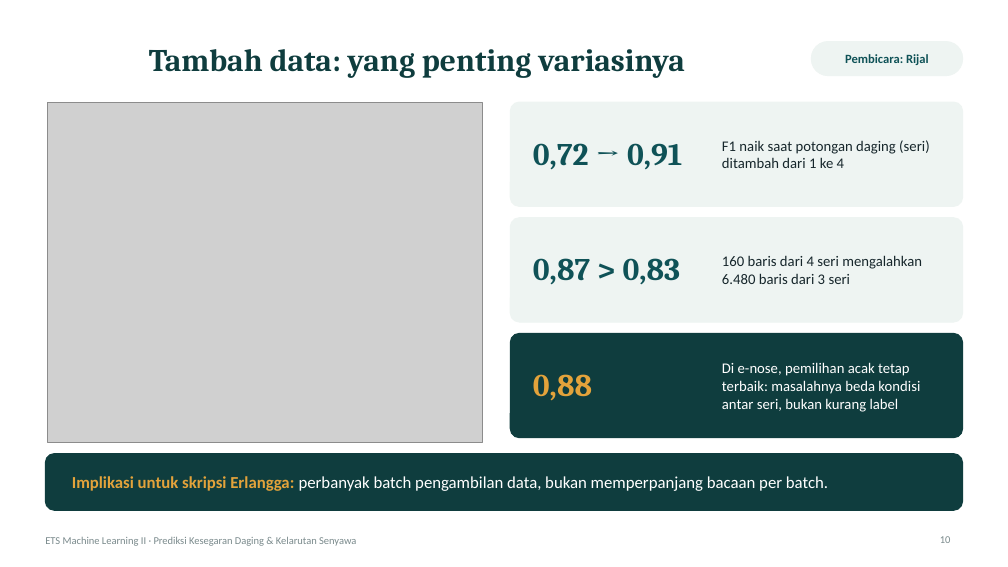
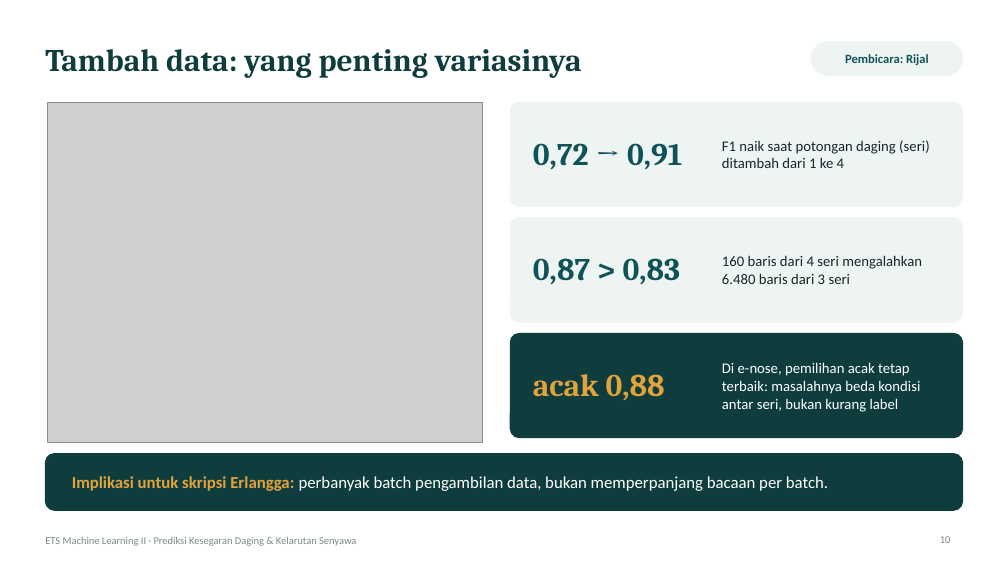
Before and after one commit to MuhammadErlanggaKurniawan/ets-ml2-kelompok, a slide deck: slide 10 of deck/ETS_ML2_Presentasi.pptx. Drawn at 1008x567 pixels with LibreOffice and Linux fonts; fonts in the diff are those of the drawing; grey boxes stand for pictures. Boxes give left, top, right and bottom in pixels: in the first picture for what was removed or moved away, otherwise in the second. Text is boxed around its words. In the diff, an @@ line names an element or a change of style, - is before the commit and + after.

Commit message:
fix(deck): left-aligned titles, title slide spacing and text fixes from Google Slides QA

```diff
--- a/deck/ETS_ML2_Presentasi.pptx
+++ b/deck/ETS_ML2_Presentasi.pptx
@@ title "Tambah data: yang penting variasinya" at [45,49,582,78]: alignment centre to left @@
@@ text at [533,374,665,400]: text changed @@
-0,88
+acak 0,88
```
Also in this commit, not shown: 12 other slides changed, 2 other files.
